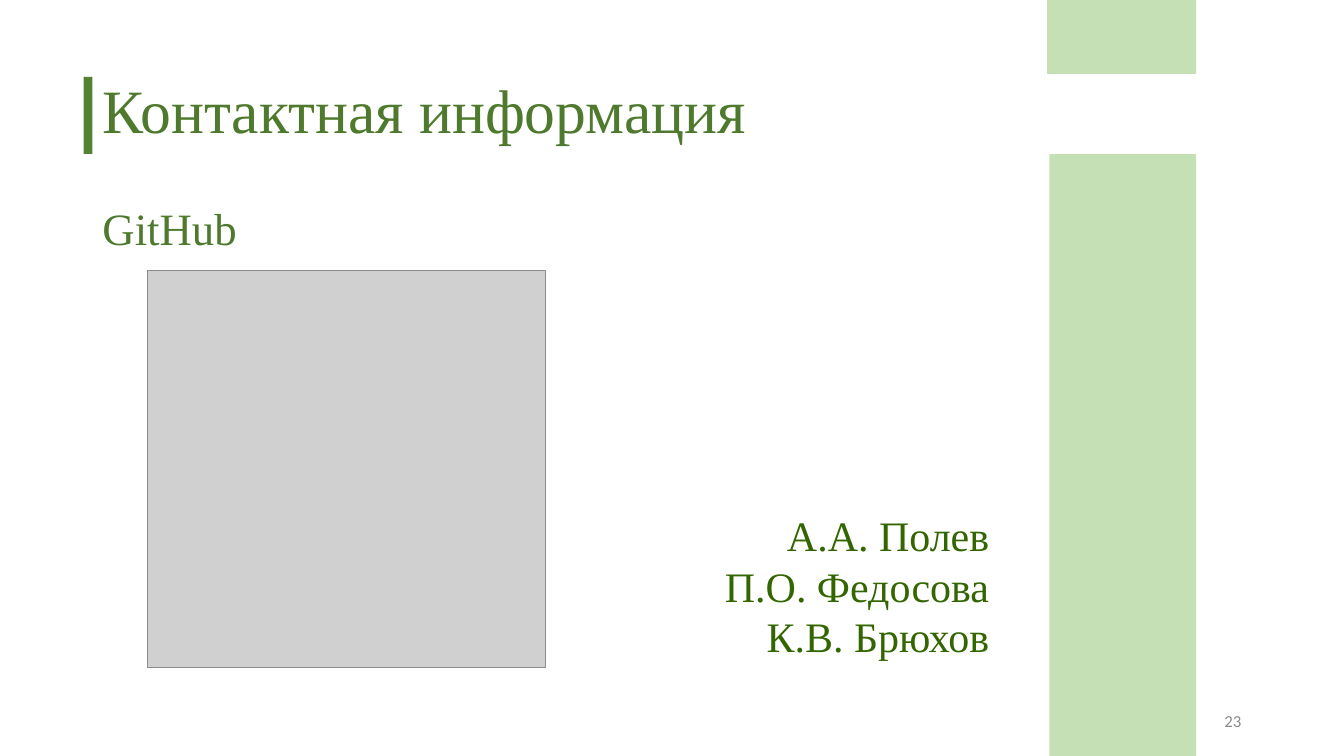
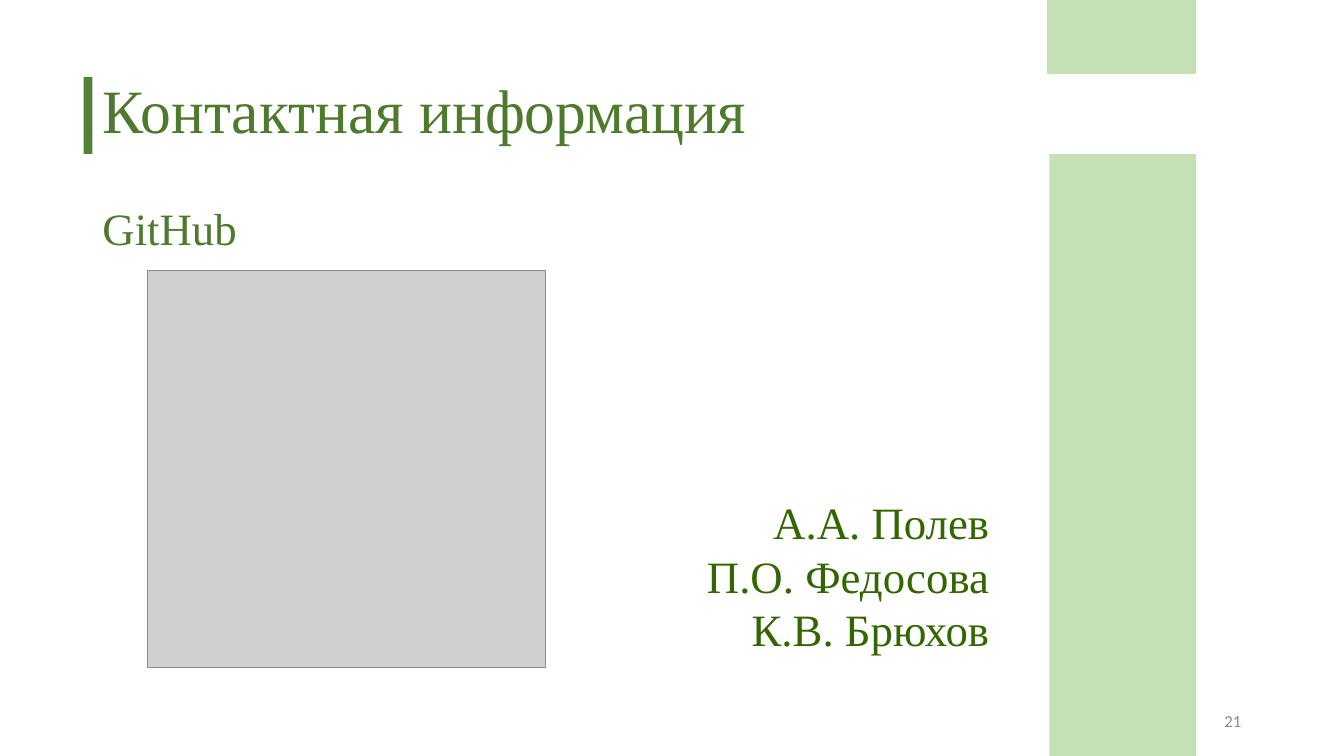
Before and after one commit to polyafedosova/TP-5.2-5, a slide deck: slide 21 of Documentation/Презентация.pptx (slide 23 before the commit). Drawn at 1344x756 pixels with LibreOffice and Linux fonts; fonts in the diff are those of the drawing; grey boxes stand for pictures. Boxes give left, top, right and bottom in pixels: in the first picture for what was removed or moved away, otherwise in the second. Text is boxed around its words. In the diff, an @@ line names an element or a change of style, - is before the commit and + after.

```diff
--- a/Documentation/Презентация.pptx
+++ b/Documentation/Презентация.pptx
@@ text "А.А. Полев": place and size @@
-text "А.А. Полев" at (725,523,989,660)
+text "А.А. Полев" at (707,509,990,656)
@@ text "А.А. Полев" at (707,509,990,656): size 30 to 32 pt @@
@@ page number at (1224,716,1241,727): text changed @@
-23
+21
```
Also in this commit, not shown: 6 other slides changed, 9 slides added, 11 slides removed.
